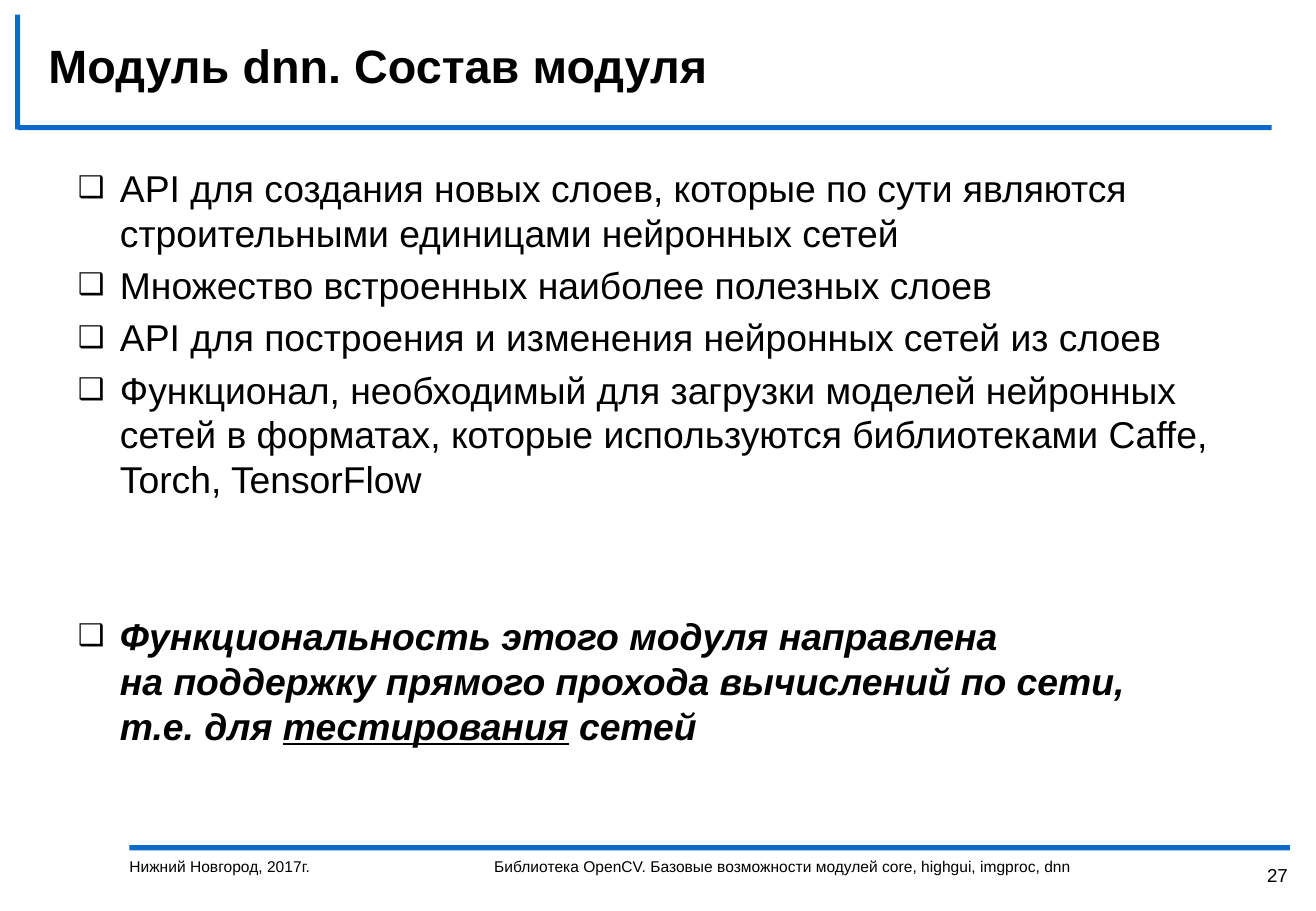
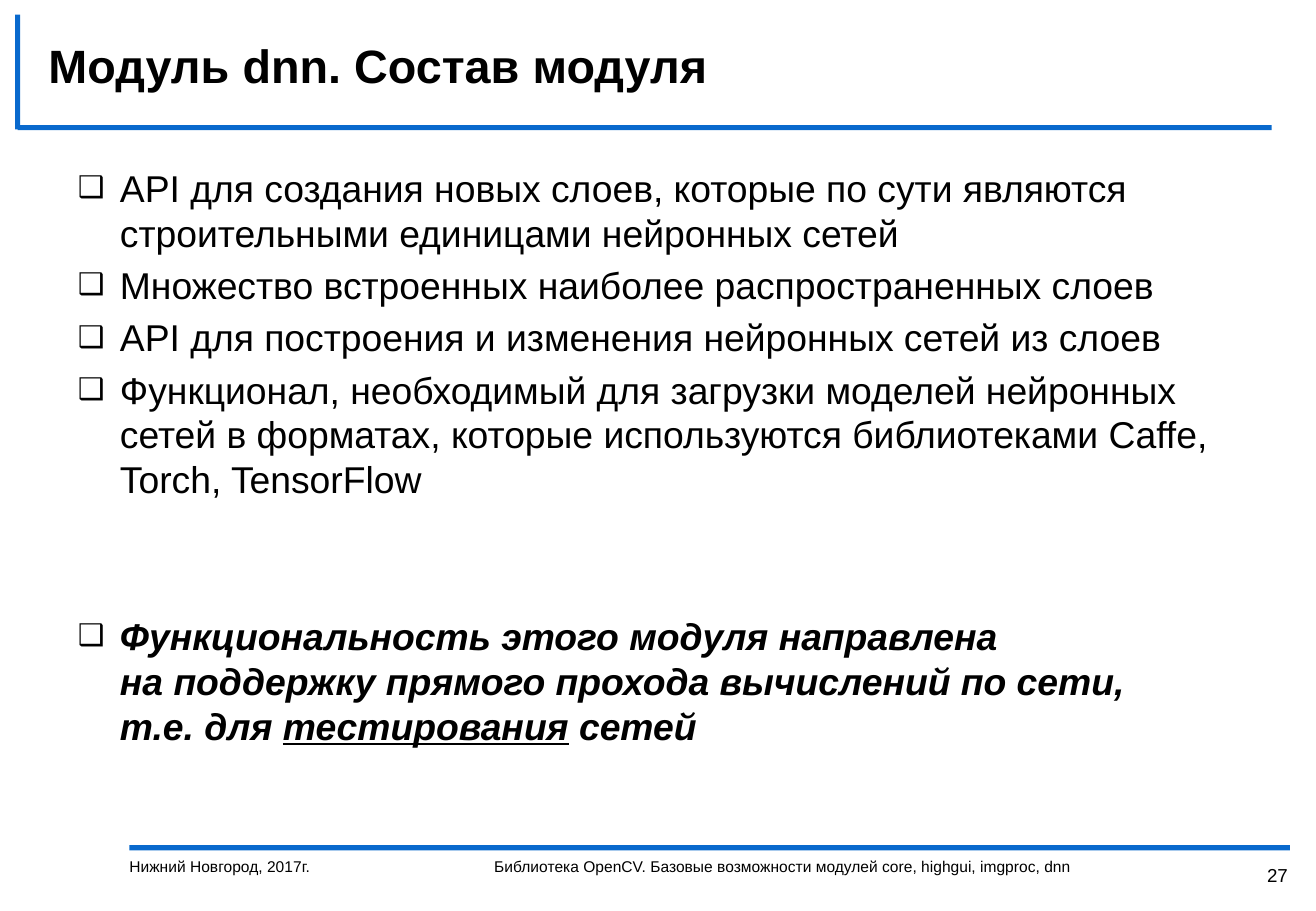
Before and after one commit to vJenny/opencv-dnn-practice, a slide deck: slide 27 of help/Introduction2OpenCV.pptx. Drawn at 1316x911 pixels with LibreOffice and Linux fonts; fonts in the diff are those of the drawing; background and template pictures are left out. Boxes give left, top, right and bottom in pixels: in the first picture for what was removed or moved away, otherwise in the second. Text is boxed around its words. In the diff, an @@ line names an element or a change of style, - is before the commit and + after.

```diff
--- a/help/Introduction2OpenCV.pptx
+++ b/help/Introduction2OpenCV.pptx
@@ text at [120,271,1154,307]: text changed @@
-❑ Множество встроенных наиболее полезных слоев
+❑ Множество встроенных наиболее распространенных слоев
```
Also in this commit, not shown: 2 other slides changed, 1 other file.
